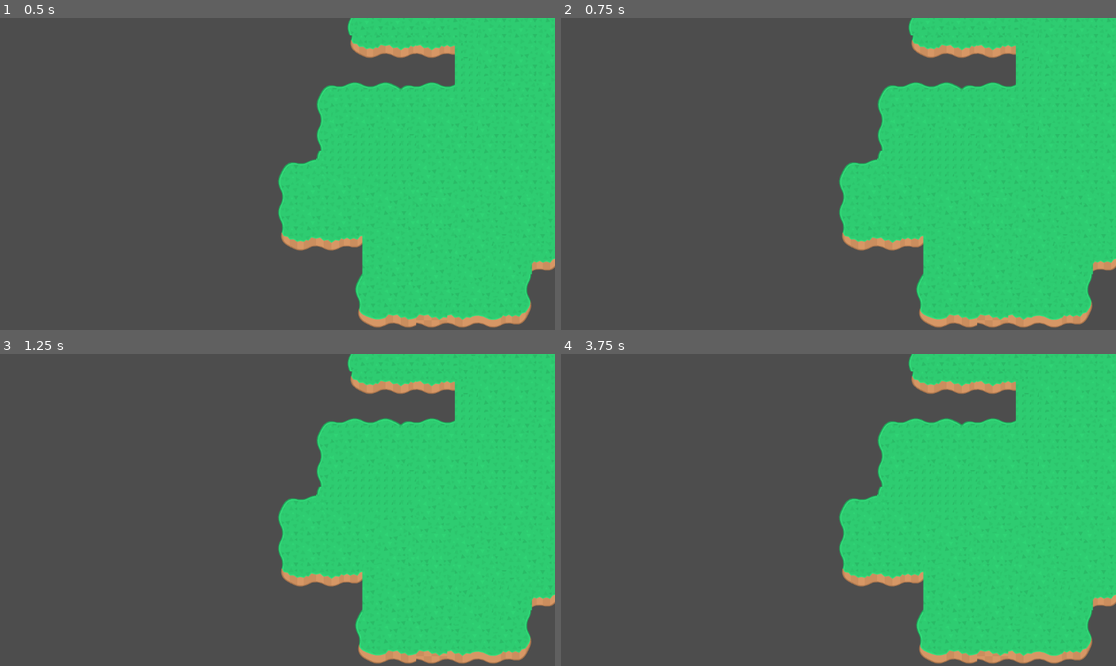
Above: before the commit, frames 1-4 (two rows, left to right).
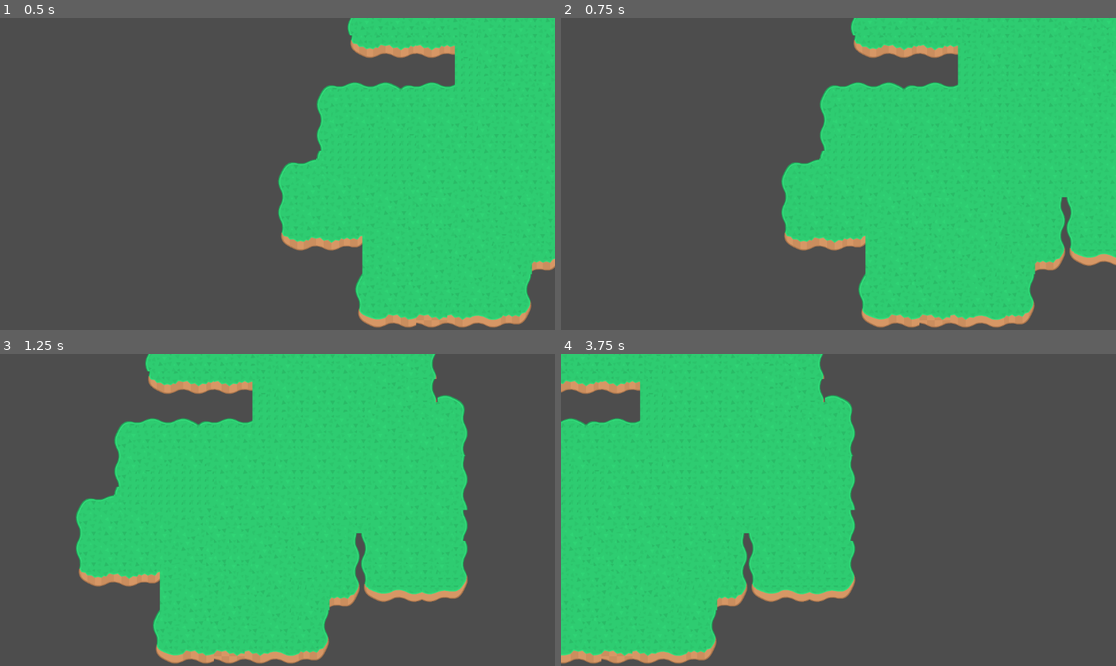
Above: after the commit, the same moments.

Repository: lllindemann/multi-color-layered-parallax-background-godot
Game: Godot game, scene res://main.tscn
Two runs of this game, one before a commit and one after it. Both use one fixed random seed, a clock stepped at 60 frames per second and the inputs below. The project has no main scene, so this scene is started directly.
Inputs:
- Up to frame 1 (0.5 s): no input
- Up to frame 2 (0.75 s): tap Enter at 0.5 s; hold Right (ui_right) from 0.53 s (still down)
- Up to frame 3 (1.25 s): keep holding Right (ui_right)
- Up to frame 4 (3.75 s): release Right (ui_right) at 1.28 s; hold Down (ui_down) 1.28-2.03 s; hold Right (ui_right) 2.03-2.78 s; hold Up (ui_up) 2.78-3.53 s; hold Left (ui_left) from 3.53 s (still down)

Frame 1 is identical in both runs. In frame 2, 14% of the frame differs, in the area x 39-100%, y 0-100%; in frame 3, 56%; in frame 4, 82%, in the area x 0-100%, y 0-100%.

Commit message:
feat: Camera Movement by control

Diff:
--- /dev/null
+++ b/Camera2D.gd
@@ -0,0 +1,7 @@
+extends Camera2D
+const SPEED = 10.0
+
+func _physics_process(delta):
+	# Get the input direction and handle the camera movement
+	var direction = Input.get_vector("ui_left", "ui_right",  "ui_up", "ui_down")
+	position += direction * SPEED
--- a/main.tscn
+++ b/main.tscn
@@ -1,7 +1,8 @@
-[gd_scene load_steps=6 format=3 uid="uid://i2stcmg8cd2r"]
+[gd_scene load_steps=7 format=3 uid="uid://i2stcmg8cd2r"]
 
 [ext_resource type="Texture2D" uid="uid://7w8d7fvum7f4" path="res://assets/map/Spritesheet/mapPack_spritesheet.png" id="1_dwkyj"]
 [ext_resource type="Texture2D" uid="uid://dscyvj061mhen" path="res://assets/map/Tilesheet/mapPack_tilesheet.png" id="2_v11k4"]
+[ext_resource type="Script" path="res://Camera2D.gd" id="3_7jiiy"]
 
 [sub_resource type="TileSetAtlasSource" id="TileSetAtlasSource_31bq3"]
 texture = ExtResource("1_dwkyj")
@@ -5796,3 +5797,4 @@
 layer_0/tile_data = PackedInt32Array(1048601, 2621440, 0, 1114137, 2621440, 1, 1179673, 2621440, 2, 1245209, 2621440, 3 …(38119 unchanged characters)…
 
 [node name="Camera2D" type="Camera2D" parent="."]
+script = ExtResource("3_7jiiy")
